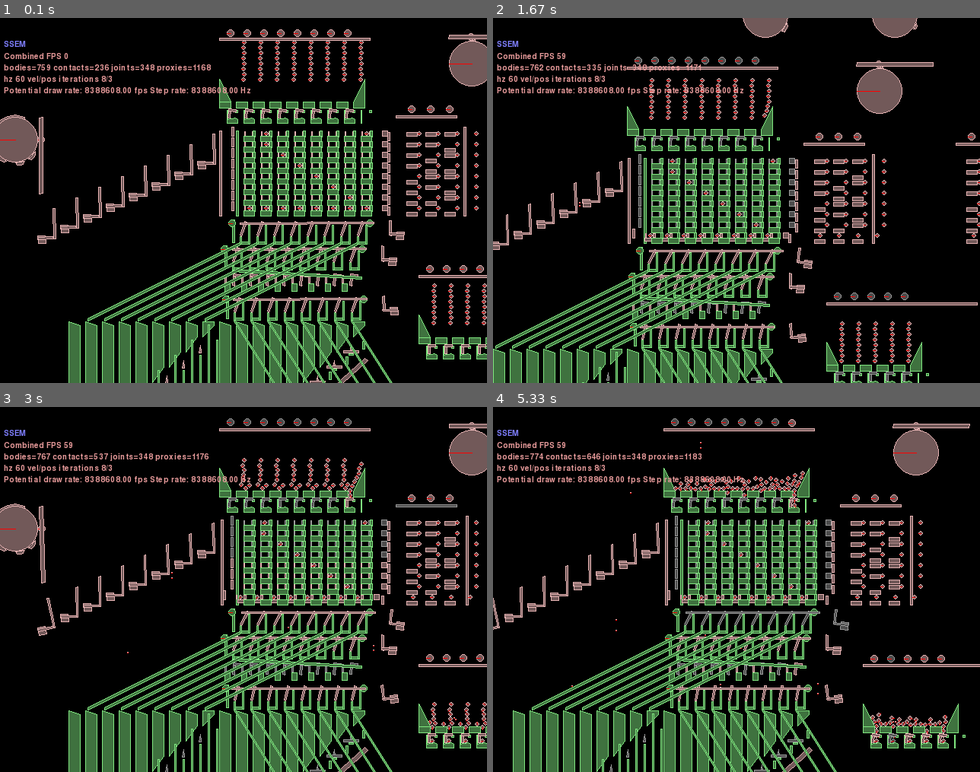
Above: before the commit, frames 1-4 (two rows, left to right).
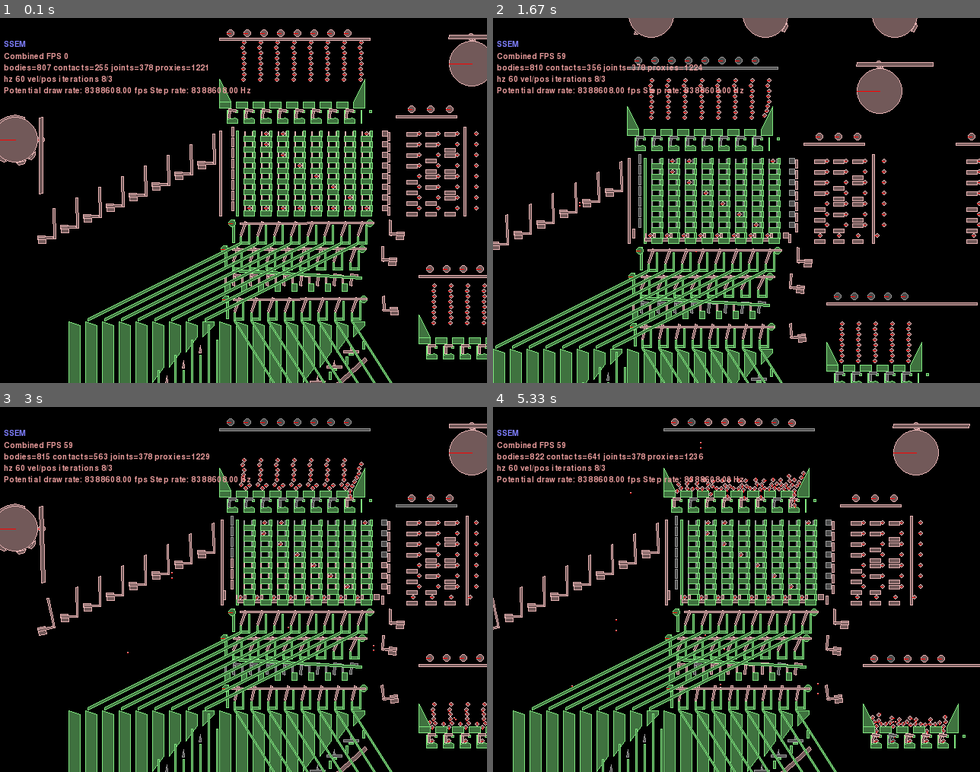
Above: after the commit, the same moments.

Repository: jmacarthur/box2d-ssem
Game: pygame game, started from main.py
The game is run twice, just before and just after one commit, with the same random seed, the same clock (stepped at 60 frames per second) and the same inputs.
Inputs (mouse positions are in pixels of both pictures, inside the frame that each line leads up to):
- Up to frame 1 (0.1 s): no input
- Up to frame 2 (1.67 s): hold Right 0.33-0.8 s; move the mouse to (717, 215) at 0.37 s; hold Up 0.83-1.13 s; move the mouse to (736, 222) at 0.87 s; tap Space at 0.9, 1.23, 1.53 s; hold Right 1.17-1.63 s; move the mouse to (619, 204) at 1.2 s
- Up to frame 3 (3 s): hold Left 1.67-2.2 s; move the mouse to (292, 669) at 1.7 s; tap Space at 1.73, 2.03, 2.3, 2.63, 2.93 s; hold Down 2.23-2.53 s; move the mouse to (92, 673) at 2.27 s; hold Left 2.57-2.97 s; move the mouse to (423, 717) at 2.6 s
- Up to frame 4 (5.33 s): hold Up 3-3.37 s; move the mouse to (794, 622) at 3.03 s; tap Space at 3.07, 3.47, 3.77, 4.13, 4.53, 4.83, 5.03 s; hold Right 3.4-4.03 s; move the mouse to (746, 465) at 3.43 s; hold Down 4.07-4.43 s; move the mouse to (619, 516) at 4.1 s; hold Left 4.47-4.93 s; move the mouse to (712, 684) at 4.5 s; hold Right from 4.97 s (still down); move the mouse to (736, 633) at 5 s

The runs differ from the first frame. In frame 1, 0.4% of the frame differs, in the area x 3-84%, y 7-100%; in frame 2, 1.6%; in frame 3, 1.3%; in frame 4, 2.2%, in the area x 7-74%, y 3-100%.

Commit message:
Some progress on STO

Diff:
--- a/main.py
+++ b/main.py
@@ -49,7 +49,7 @@
                    0x10,
                    0x20,
                    0x40,
-                   (LDN<<5)+1]
+                   (STO<<5)+1] # Store acc to memory location 1
 
 bar_gate_raisers = False
 
@@ -715,11 +715,12 @@
             for i in range(0,8):
                 test_data = self.add_ball_bearing(22*i+r%2,180+7*r,0)
         self.injector_cranks = []
-        self.injector(-32,110, groundBody, injector_crank_array=self.injector_cranks)
+        main_injector_raiser = self.injector(-32,110, groundBody, injector_crank_array=self.injector_cranks)
         (memory_selector_holdoff, memory_follower_holdoff) = self.memory_module(0,0, groundBody)
         self.upper_regenerators = []
-        self.diverter_set(-5,-25, groundBody, slope_x=-200) # Diverter 1. Splits to subtractor reader.
-        discard_diverter_lever = self.diverter_set(-15,-59, groundBody, discard=True) # Diverter 2. Discards all output.
+        accumulator_diverter_lever = self.diverter_set(-5,-25, groundBody, slope_x=-200) # Diverter 1. Splits to subtractor reader.
+        discard_lever_2 = self.diverter_set(-15,-59, groundBody, discard=True) # Diverter 2a. Discard reader-pulse data.
+        discard_lever_1 = self.diverter_set(-200,-359, groundBody, discard=True) # Diverter 2b. Discard main data from accumulator.
         upper_regen_control = self.regenerator(-14,-87, groundBody, self.upper_regenerators) # Regenerator 1. For regenning anything read from memory.
         diverter_3 = self.diverter_set(-13,-125, groundBody, slope_x=222, slope_y=350) # Diverter 3; splits to instruction reg/PC
 
@@ -762,7 +763,7 @@
 
         # Cams
 
-        # Cam 1: Fires memory injector, reading PC into address reg.
+        # Cam 1: Fires PC injector, reading PC into address reg.
         follower_body = self.add_cam(300,200, groundBody, 100, bumps=[(0.0,0.02)], axis_offset=1)
         self.distance_joint(follower_body, pc_injector_raiser)
 
@@ -776,7 +777,7 @@
         self.distance_joint(follower_body, self.memory_returning_gate)
 
         # Cam 4: Memory holdoff (right side)
-        follower_body = self.add_cam(-300,100, groundBody, 100, horizontal=True, bumps=[(0.08,0.06), (0.18,0.04), (0.31,0.1), (0.45,0.04), (0.61,0.2)],axis_offset=-1)
+        follower_body = self.add_cam(-300,100, groundBody, 100, horizontal=True, bumps=[(0.08,0.06), (0.17,0.05), (0.31,0.1), (0.5,0.05), (0.61,0.2)],axis_offset=-1)
         self.distance_joint(follower_body, memory_follower_holdoff)
 
         # Cam 5: Regenerator 1
@@ -788,7 +789,7 @@
         self.distance_joint(follower_body, diverter_3)
 
         # Cam 7: Instruction selector holdoff
-        follower_body = self.add_cam(320, 300, groundBody, 150, bumps=[(0.30,0.04)])
+        follower_body = self.add_cam(320, 300, groundBody, 150, bumps=[(0.30,0.05)])
         self.distance_joint(follower_body, instruction_selector_holdoff)
 
         # Cam 8: Sender eject.
@@ -807,14 +808,28 @@
         # Attach LDN instruction output to reset bar
         self.distance_joint(accumulator_reset_lever, self.instruction_outputs[LDN])
 
-        # Cam 10: Setup discard on STO. We also need another STO nudge to inject to memory.
-        follower_body = self.add_cam(900, 100, groundBody, 80, bumps=[(instruction_ready_point,0.2)], horizontal=True, reverse_direction=True, axis_offset=3)
+        # Cam 10: Always discard the first set of data through the accumulator.
+        follower_body = self.add_cam(-300, -300, groundBody, 80, bumps=[(0.6,0.2)], horizontal=True, axis_offset=0)
+        self.distance_joint(follower_body, discard_lever_1)
+
+
+        # Cam 11: Instruction follower holdoff
+        follower_body = self.add_cam(1000, 100, groundBody, 100, bumps=[(0.15,0.25)], horizontal=True, axis_offset=-1)
+        self.distance_joint(follower_body, instruction_follower_holdoff)
+
+        # Cam 12: Fires main memory injector, injecting all 8 columns. If STO is on, this diverts to
+        follower_body = self.add_cam(0,300, groundBody, 100, bumps=[(0.6,0.02)], axis_offset=1)
+        self.distance_joint(follower_body, main_injector_raiser)
+
+        # Cam 13: Discard everything after main injector fires for all cases.
+        follower_body = self.add_cam(900, 200, groundBody, 80, bumps=[(0.7,0.2)], horizontal=True, reverse_direction=True, axis_offset=3)
+        self.distance_joint(follower_body, discard_lever_2)
+
+        # Cam 14: Divert to subtractor reader on STO.
+        follower_body = self.add_cam(1000, 0, groundBody, 100, bumps=[(0.5,0.2)], horizontal=True, reverse_direction=True, axis_offset=0)
         self.distance_joint(follower_body, self.instruction_inputs[STO])
-        self.distance_joint(discard_diverter_lever, self.instruction_outputs[STO])
-
-        # Cam 11: Instruction follower holdoff
-        follower_body = self.add_cam(1000, 100, groundBody, 100, bumps=[(0.05,0.35)], horizontal=True, axis_offset=-1)
-        self.distance_joint(follower_body, instruction_follower_holdoff)
+        self.distance_joint(accumulator_diverter_lever, self.instruction_outputs[STO])
+
 
 
         # Notable timing points:
